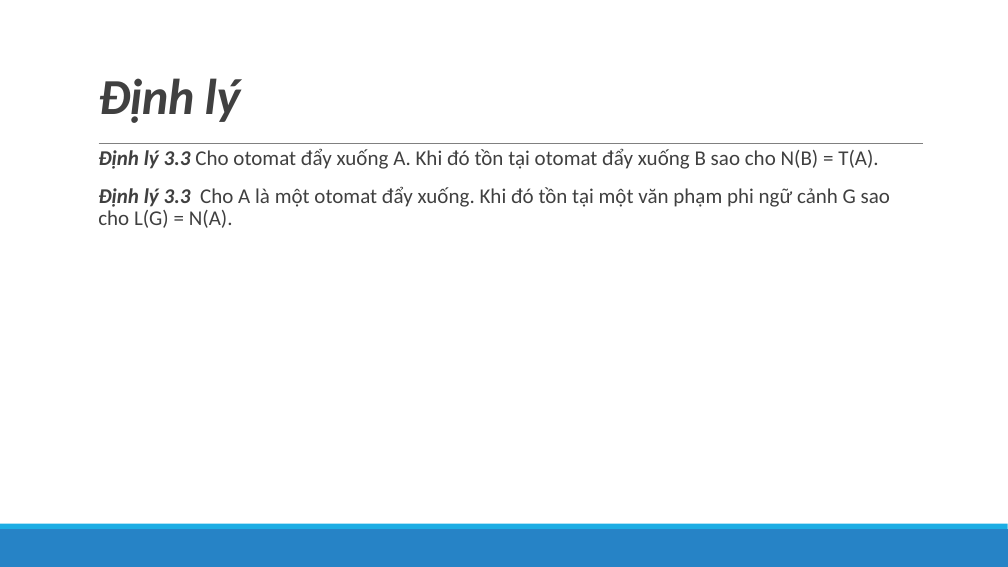
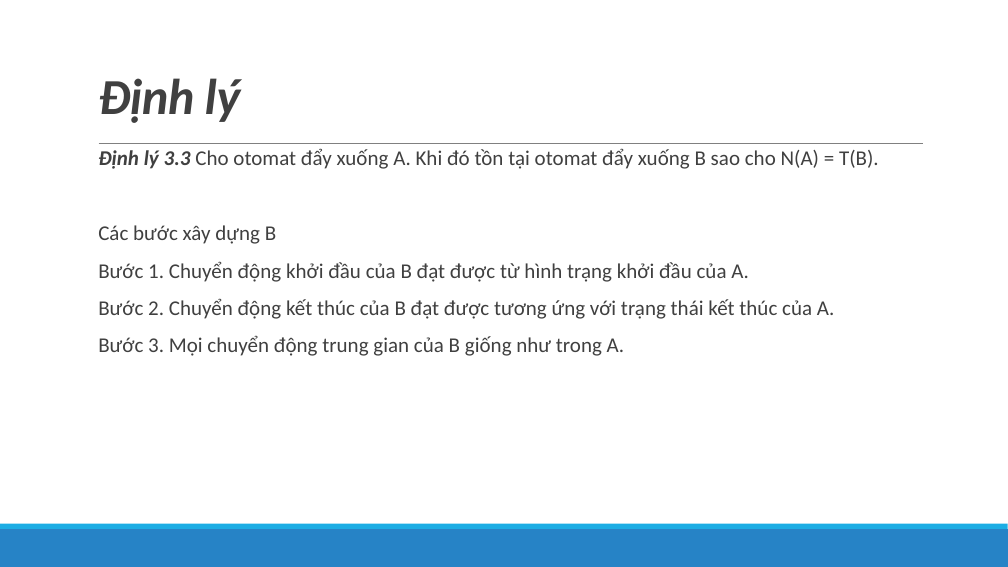
Before and after one commit to lelongc/rac, a slide deck: slide 59 of iuh/môn/hk1-4/automat/Automata4Stu/slide/Tuan11&12_Chương 4.pptx (slide 58 before the commit). Drawn at 1008x567 pixels with LibreOffice and Linux fonts; fonts in the diff are those of the drawing. Boxes give left, top, right and bottom in pixels: in the first picture for what was removed or moved away, otherwise in the second. Text is boxed around its words. In the diff, an @@ line names an element or a change of style, - is before the commit and + after.

```diff
--- a/iuh/môn/hk1-4/automat/Automata4Stu/slide/Tuan11&12_Chương 4.pptx
+++ b/iuh/môn/hk1-4/automat/Automata4Stu/slide/Tuan11&12_Chương 4.pptx
@@ text at <box>98,148,879,356</box>: text changed @@
-  Định lý 3.3 Cho otomat đẩy xuống A. Khi đó tồn tại otomat đẩy xuống B sao cho N(B) = T(A).
-  Định lý 3.3 Cho A là một otomat đẩy xuống. Khi đó tồn tại một văn phạm phi ngữ cảnh G sao cho L(G) = N(A).
+  Định lý 3.3 Cho otomat đẩy xuống A. Khi đó tồn tại otomat đẩy xuống B sao cho N(A) = T(B).
+  Các bước xây dựng B
+  Bước 1. Chuyển động khởi đầu của B đạt được từ hình trạng khởi đầu của A.
+  Bước 2. Chuyển động kết thúc của B đạt được tương ứng với trạng thái kết thúc của A.
+  Bước 3. Mọi chuyển động trung gian của B giống như trong A.
```
Also in this commit, not shown: 17 other slides changed, 3 slides added, 1 other file.
